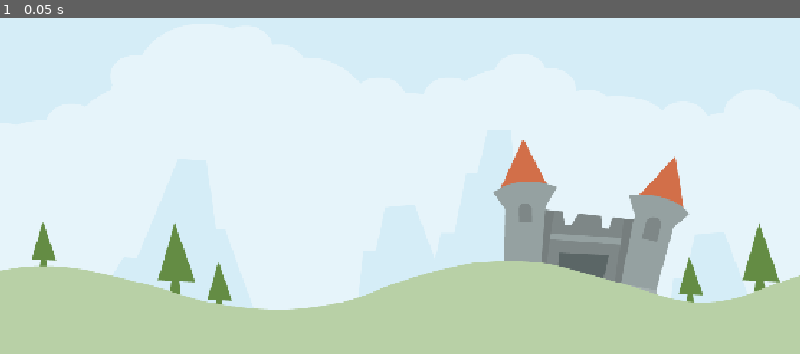
Above: before the commit, frame 1.
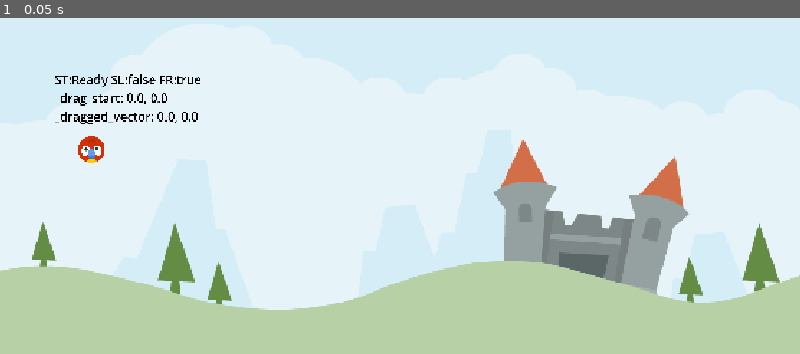
Above: after the commit, the same moment.

Repository: namhq1989/godot-learning
Game: Godot game, scene res://Scenes/LevelBase/LevelBase.tscn
Same seed, same stepped clock (60 frames per second), same inputs: the game is played once before the commit and once after it. Before the commit the project has no main scene; this scene is started directly in both runs.
Inputs:
- Up to frame 1 (0.05 s): no input

The runs differ from the first frame. In frame 1, 0.7% of the frame differs, in the area x 6-25%, y 16-44%.

Commit message:
feat: handle some basic logic of states

Diff:
--- /dev/null
+++ b/angry-animals/Scenes/Animal/Animal.gd
@@ -0,0 +1,134 @@
+extends RigidBody2D
+
+enum AnimalState {
+	Ready,
+	Drag,
+	Release,
+}
+
+const DRAG_LIM_MAX: Vector2 = Vector2(0, 60)
+const DRAG_LIM_MIN: Vector2 = Vector2(-60, 0)
+
+@onready var arrow: Sprite2D = $Arrow
+@onready var debug_label: Label = $DebugLabel
+@onready var stretch_sound: AudioStreamPlayer2D = $StretchSound
+@onready var launch_sound: AudioStreamPlayer2D = $LaunchSound
+
+
+var _state: AnimalState = AnimalState.Ready
+var _start: Vector2 = Vector2.ZERO
+var _drag_start: Vector2 = Vector2.ZERO
+var _dragged_vector: Vector2 = Vector2.ZERO
+var _arrow_scale_x: float = 0.0
+
+
+# Called when the node enters the scene tree for the first time.
+func _ready() -> void:
+	_setup()
+
+
+# Called every frame. 'delta' is the elapsed time since the previous frame.
+func _process(delta: float) -> void:
+	_update_state()
+	_update_debug_label()
+
+#region signals
+
+func _unhandled_input(event: InputEvent) -> void:
+	if _state == AnimalState.Drag and event.is_action_released("drag"):
+		call_deferred("_change_state", AnimalState.Release)
+
+
+func _on_input_event(viewport: Node, event: InputEvent, shape_idx: int) -> void:
+	if event.is_action_pressed("drag") and _state == AnimalState.Ready:
+		_change_state(AnimalState.Drag)
+		_start_dragging()
+
+
+func _on_sleeping_state_changed() -> void:
+	pass # Replace with function body.
+
+
+func _on_body_entered(body: Node) -> void:
+	pass # Replace with function body.
+
+
+func _on_visible_on_screen_notifier_2d_screen_exited() -> void:
+	pass # Replace with function body.
+
+#endregion
+
+
+func _setup() -> void:
+	arrow.hide()
+	_arrow_scale_x = arrow.scale.x
+	_start = position
+
+
+#region state
+
+func _update_state() -> void:
+	match _state:
+		AnimalState.Drag:
+			_handle_dragging()
+		AnimalState.Release:
+			_start_release()
+
+
+func _change_state(new_state: AnimalState) -> void:
+	if _state == new_state:
+		return
+
+	_state = new_state
+
+	_update_state()
+
+#endregion
+
+#region release
+
+func _start_release() -> void:
+	arrow.hide()
+	launch_sound.play()
+	freeze = false
+
+#endregion
+
+#region drag
+
+func _start_dragging() -> void:
+	arrow.show()
+	_drag_start = get_global_mouse_position()
+
+
+func _handle_dragging() -> void:
+	var new_drag_vector: Vector2 = get_global_mouse_position() - _drag_start
+
+	new_drag_vector = new_drag_vector.clamp(
+		DRAG_LIM_MIN,
+		DRAG_LIM_MAX,
+	)
+
+	var diff: Vector2 = new_drag_vector - _dragged_vector
+	if diff.length() > 0 and stretch_sound.playing == false:
+		stretch_sound.play()
+
+	_dragged_vector = new_drag_vector
+	position = _start + _dragged_vector
+
+#endregion
+
+#region misc
+
+func _update_debug_label() -> void:
+	var ds: String = "ST:%s SL:%s FR:%s\n" % [
+		AnimalState.keys()[_state],
+		sleeping,
+		freeze,
+	]
+	ds += "_drag_start: %.1f, %.1f\n" % [_drag_start.x, _drag_start.y]
+	ds += "_dragged_vector: %.1f, %.1f" % [_dragged_vector.x, _dragged_vector.y]
+
+	debug_label.text = ds
+
+#endregion
--- /dev/null
+++ b/angry-animals/Scenes/Animal/Animal.tscn
@@ -0,0 +1,61 @@
+[gd_scene load_steps=9 format=3 uid="uid://b1aal08234j1a"]
+
+[ext_resource type="Texture2D" uid="uid://dx7uaejhcr6ng" path="res://Assets/player/parrot.png" id="1_qtpp4"]
+[ext_resource type="Script" uid="uid://dgpfm4dws8m78" path="res://Scenes/Animal/Animal.gd" id="1_x85cc"]
+[ext_resource type="Texture2D" uid="uid://dmed7wi5l33ce" path="res://Assets/items/arrow.png" id="2_vqphk"]
+[ext_resource type="AudioStream" uid="uid://fydx58y6qeoj" path="res://Assets/audio/kick_wood.ogg" id="3_g1stt"]
+[ext_resource type="AudioStream" uid="uid://cufab8kn3v52" path="res://Assets/audio/catapult.ogg" id="4_lib84"]
+[ext_resource type="AudioStream" uid="uid://b6e8m524vug2u" path="res://Assets/audio/stretch2.ogg" id="4_oryip"]
+
+[sub_resource type="PhysicsMaterial" id="PhysicsMaterial_oryip"]
+bounce = 0.2
+
+[sub_resource type="CircleShape2D" id="CircleShape2D_vqphk"]
+radius = 19.0263
+
+[node name="Animal" type="RigidBody2D"]
+input_pickable = true
+physics_material_override = SubResource("PhysicsMaterial_oryip")
+freeze = true
+contact_monitor = true
+max_contacts_reported = 1
+script = ExtResource("1_x85cc")
+
+[node name="Sprite2D" type="Sprite2D" parent="."]
+scale = Vector2(0.15, 0.15)
+texture = ExtResource("1_qtpp4")
+
+[node name="Arrow" type="Sprite2D" parent="."]
+scale = Vector2(0.3, 0.3)
+texture = ExtResource("2_vqphk")
+offset = Vector2(150, 0)
+
+[node name="CollisionShape2D" type="CollisionShape2D" parent="."]
+shape = SubResource("CircleShape2D_vqphk")
+
+[node name="DebugLabel" type="Label" parent="."]
+offset_left = -53.0
+offset_top = -114.0
+offset_right = 522.0
+offset_bottom = 18.0
+scale = Vector2(0.183703, 0.195181)
+theme_override_colors/font_color = Color(0, 0, 0, 1)
+theme_override_font_sizes/font_size = 96
+text = "Debug Label"
+vertical_alignment = 1
+
+[node name="KickSound" type="AudioStreamPlayer2D" parent="."]
+stream = ExtResource("3_g1stt")
+
+[node name="StretchSound" type="AudioStreamPlayer2D" parent="."]
+stream = ExtResource("4_oryip")
+
+[node name="LaunchSound" type="AudioStreamPlayer2D" parent="."]
+stream = ExtResource("4_lib84")
+
+[node name="VisibleOnScreenNotifier2D" type="VisibleOnScreenNotifier2D" parent="."]
+
+[connection signal="body_entered" from="." to="." method="_on_body_entered"]
+[connection signal="input_event" from="." to="." method="_on_input_event"]
+[connection signal="sleeping_state_changed" from="." to="." method="_on_sleeping_state_changed"]
+[connection signal="screen_exited" from="VisibleOnScreenNotifier2D" to="." method="_on_visible_on_screen_notifier_2d_screen_exited"]
--- a/angry-animals/Scenes/LevelBase/LevelBase.tscn
+++ b/angry-animals/Scenes/LevelBase/LevelBase.tscn
@@ -1,6 +1,7 @@
-[gd_scene load_steps=2 format=3 uid="uid://crk0nvqlkyrer"]
+[gd_scene load_steps=3 format=3 uid="uid://crk0nvqlkyrer"]
 
 [ext_resource type="Texture2D" uid="uid://bf203hlklhqbx" path="res://Assets/scene/colored_castle.png" id="1_5ufo3"]
+[ext_resource type="PackedScene" uid="uid://b1aal08234j1a" path="res://Scenes/Animal/Animal.tscn" id="2_bgw71"]
 
 [node name="LevelBase" type="Node2D"]
 
@@ -8,3 +9,6 @@
 position = Vector2(576, 407)
 scale = Vector2(1.14941, 1)
 texture = ExtResource("1_5ufo3")
+
+[node name="Animal" parent="." instance=ExtResource("2_bgw71")]
+position = Vector2(131, 353)
--- a/angry-animals/project.godot
+++ b/angry-animals/project.godot
@@ -11,6 +11,7 @@
 [application]
 
 config/name="angry-animals"
+run/main_scene="uid://crk0nvqlkyrer"
 config/features=PackedStringArray("4.4", "Mobile")
 config/icon="res://icon.svg"
 
@@ -23,6 +24,14 @@
 naming/scene_name_casing=1
 naming/script_name_casing=1
 
+[input]
+
+drag={
+"deadzone": 0.2,
+"events": [Object(InputEventMouseButton,"resource_local_to_scene":false,"resource_name":"","device":-1,"window_id":0,"alt_pressed":false,"shift_pressed":false,"ctrl_pressed":false,"meta_pressed":false,"button_mask":1,"position":Vector2(115, 9),"global_position":Vector2(124, 57),"factor":1.0,"button_index":1,"canceled":false,"pressed":true,"double_click":false,"script":null)
+]
+}
+
 [rendering]
 
 textures/canvas_textures/default_texture_filter=0
Not shown, added: angry-animals/Scenes/Animal/Animal.gd.uid
